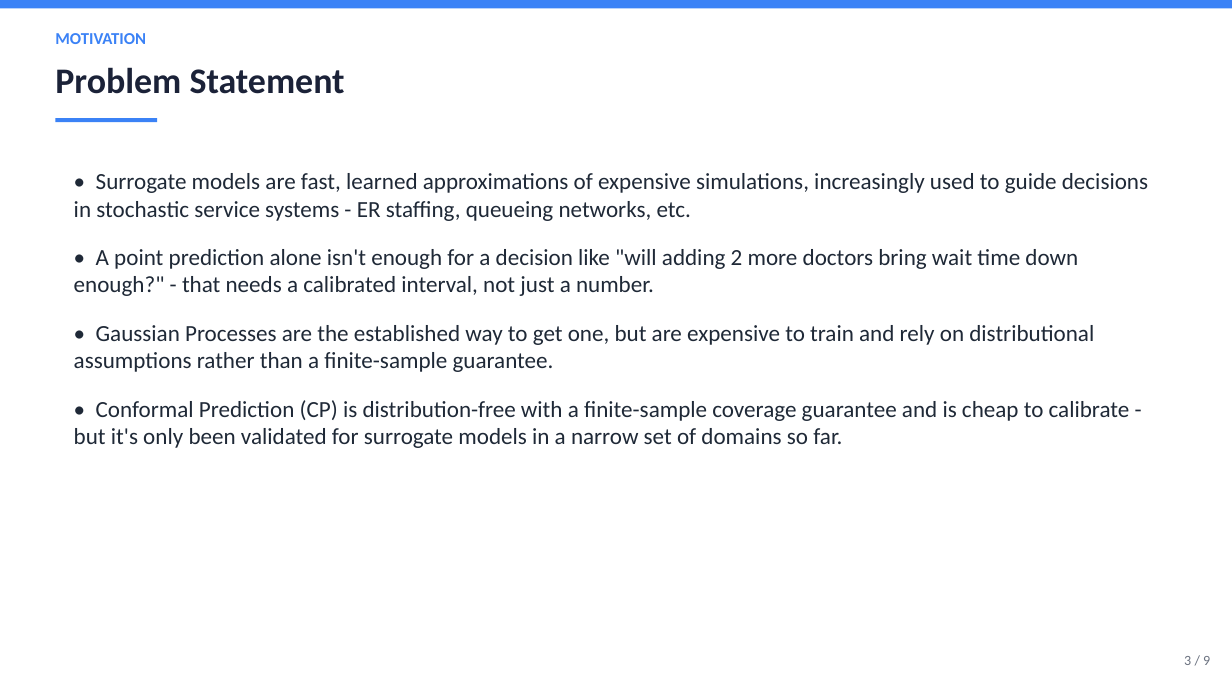
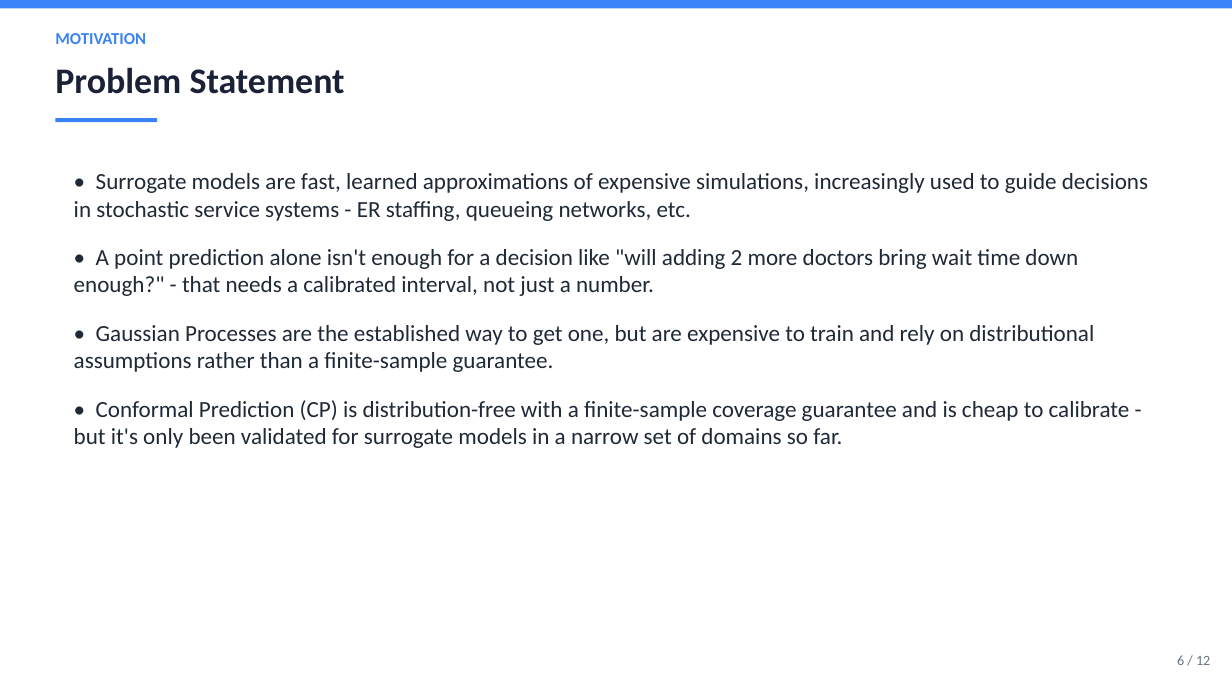
Before and after one commit to DUNE-ODYSSEY/Mondrian-Conformal-Prediction-On-Discrete-Event-Simulation, a slide deck: slide 6 of slides/zeroth_review.pptx (slide 3 before the commit). Drawn at 1232x693 pixels with LibreOffice and Linux fonts; fonts in the diff are those of the drawing. Boxes give left, top, right and bottom in pixels: in the first picture for what was removed or moved away, otherwise in the second. Text is boxed around its words. In the diff, an @@ line names an element or a change of style, - is before the commit and + after.

```diff
--- a/slides/zeroth_review.pptx
+++ b/slides/zeroth_review.pptx
@@ text at (1177,655,1210,665): text changed @@
-3 / 9
+6 / 12
```
Also in this commit, not shown: 5 other slides changed, 6 slides added, 3 slides removed, 19 other files.
